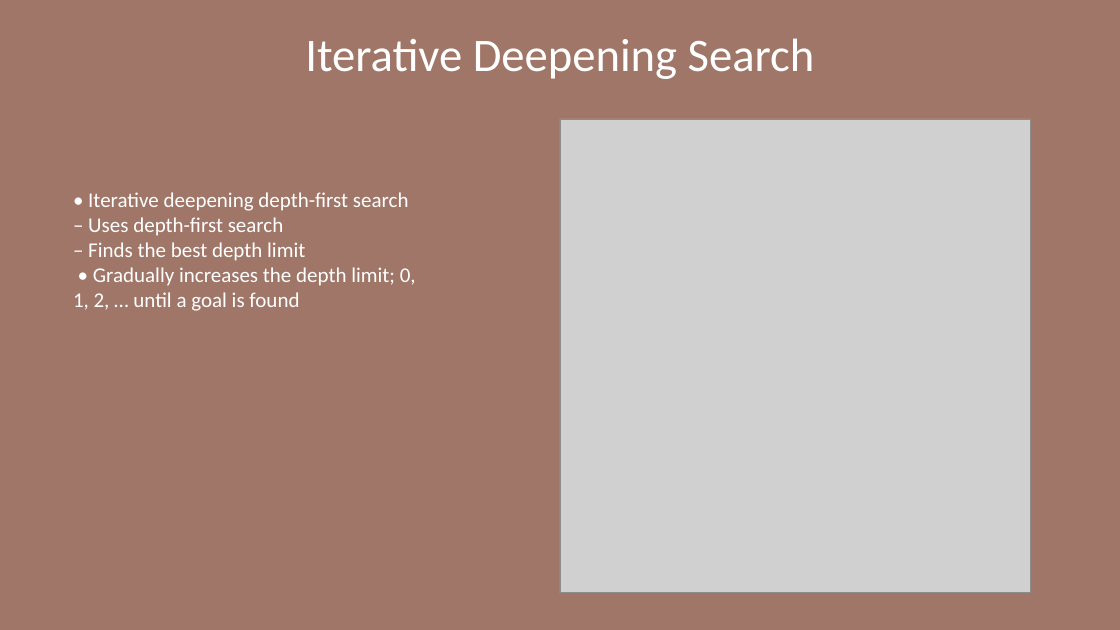
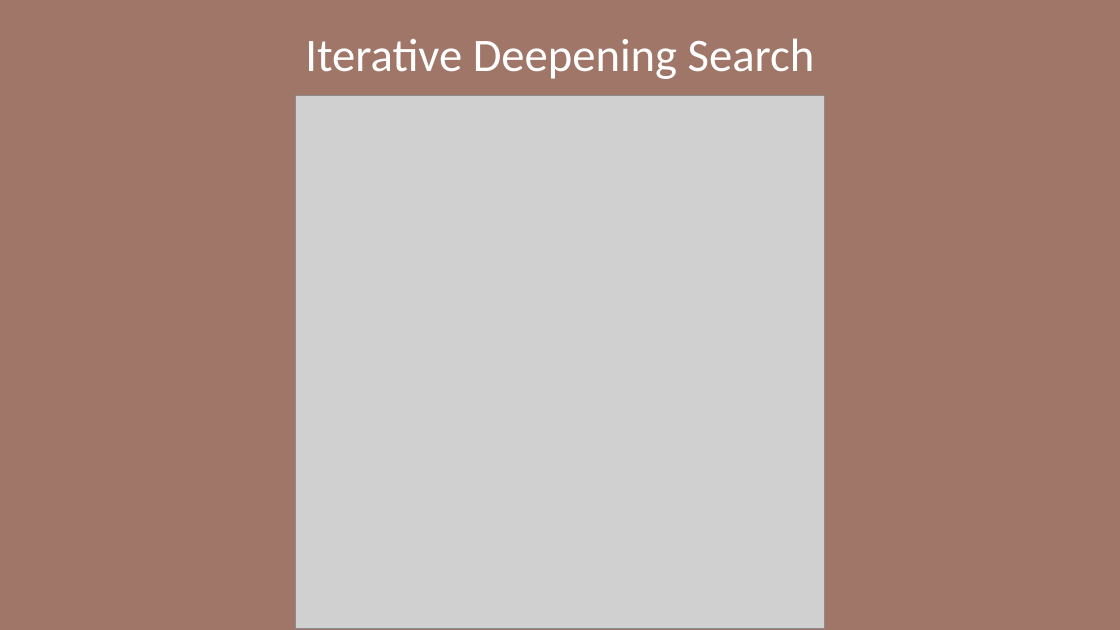
Before and after one commit to gregblast-bot/Csharp-AI-Training-Program, a slide deck: slide 14 of Slides/Artificial_Intelligence_Module1.pptx (slide 11 before the commit). Drawn at 1120x630 pixels with LibreOffice and Linux fonts; fonts in the diff are those of the drawing; grey boxes stand for pictures. Boxes give left, top, right and bottom in pixels: in the first picture for what was removed or moved away, otherwise in the second. Text is boxed around its words. In the diff, an @@ line names an element or a change of style, - is before the commit and + after.

```diff
--- a/Slides/Artificial_Intelligence_Module1.pptx
+++ b/Slides/Artificial_Intelligence_Module1.pptx
@@ picture resized from (x1=560, y1=119, x2=1031, y2=593) to (x1=296, y1=96, x2=824, y2=628) @@
@@ text removed at (x1=73, y1=192, x2=416, y2=311) @@
-• Iterative deepening depth-first search
-– Uses depth-first search
-– Finds the best depth limit
-• Gradually increases the depth limit; 0, 1, 2, … until a goal is found
```
Also in this commit, not shown: 8 other slides changed, 4 slides added, 2 slides removed, 2 other files.
